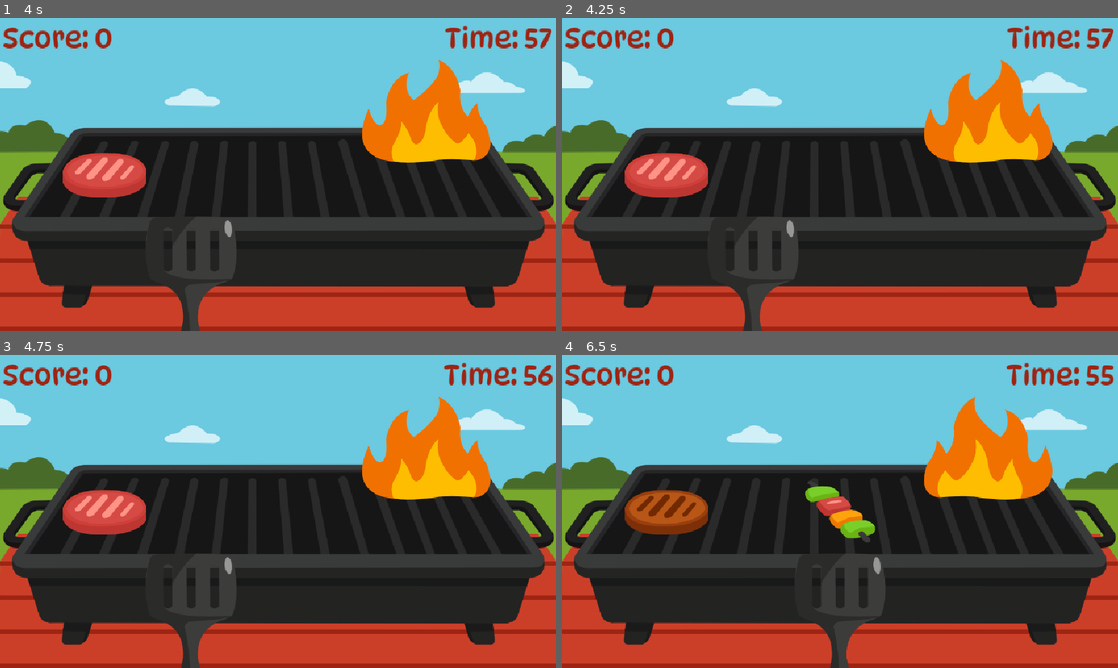
Above: before the commit, frames 1-4 (two rows, left to right).
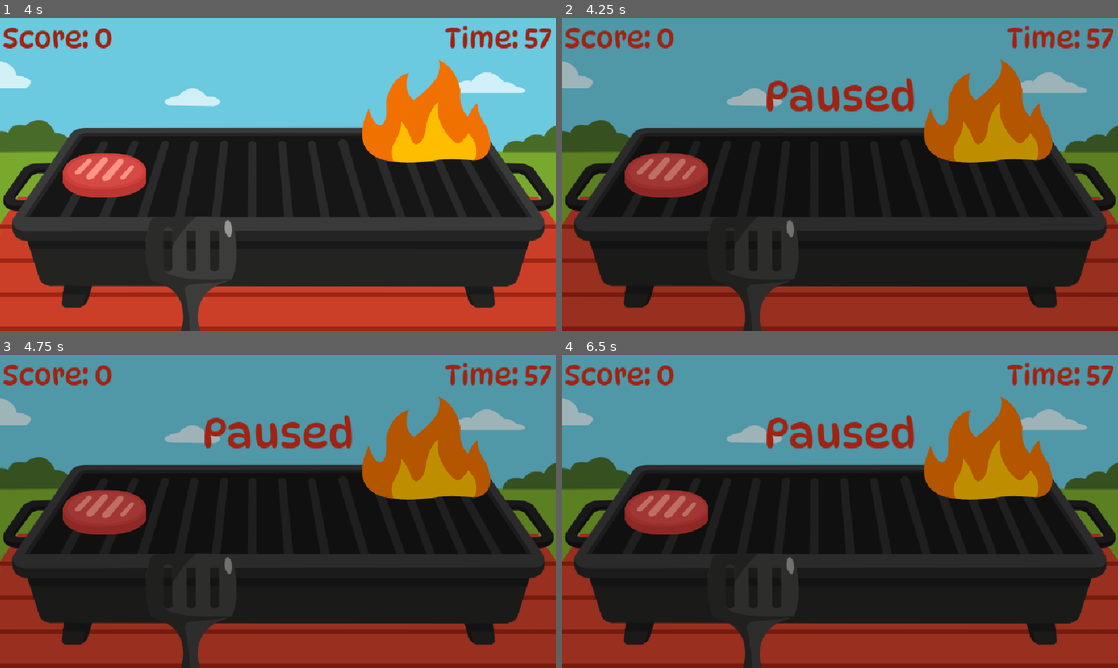
Above: after the commit, the same moments.

Repository: Allus-Interactive/30-days-of-summer-2025
Game: Godot game, scene res://scenes/menus/title_screen.tscn
Two runs of this game, one before a commit and one after it. Both use one fixed random seed, a clock stepped at 60 frames per second and the inputs below.
Inputs:
- Up to frame 1 (4 s): hold D (move_right) 0.53-1.28 s; tap Space (flip) every 0.75 s from 0.6 to 3.6 s; tap Enter at 1.25 s; hold A (move_left) 1.28-2.03 s; hold D (move_right) 2.03-3.53 s; hold A (move_left) from 3.53 s (still down)
- Up to frame 2 (4.25 s): keep holding A (move_left); tap Escape (pause) at 4.15 s
- Up to frame 3 (4.75 s): keep holding A (move_left); tap Space (flip) at 4.35 s
- Up to frame 4 (6.5 s): tap Space (flip) at 5.1, 5.85 s; release A (move_left) at 5.78 s; hold D (move_right) from 5.78 s (still down)

Frame 1 is identical in both runs. In frame 2, 57% of the frame differs, in the area x 0-100%, y 0-100%; in frame 3, 57%; in frame 4, 61%.

Commit message:
added basic pause menu

Diff:
--- a/project.godot
+++ b/project.godot
@@ -56,6 +56,11 @@
 "events": [Object(InputEventKey,"resource_local_to_scene":false,"resource_name":"","device":-1,"window_id":0,"alt_press …(195 unchanged characters)…
 ]
 }
+quit={
+"deadzone": 0.2,
+"events": [Object(InputEventKey,"resource_local_to_scene":false,"resource_name":"","device":-1,"window_id":0,"alt_pressed":false,"shift_pressed":false,"ctrl_pressed":false,"meta_pressed":false,"pressed":false,"keycode":0,"physical_keycode":81,"key_label":0,"unicode":113,"location":0,"echo":false,"script":null)
+]
+}
 
 [rendering]
 
--- a/scenes/grill_master.tscn
+++ b/scenes/grill_master.tscn
@@ -8,6 +8,7 @@
 [ext_resource type="Theme" uid="uid://8n7hmf7q53wo" path="res://assets/themes/dynapuff.tres" id="6_u0tv4"]
 [ext_resource type="AudioStream" uid="uid://dfu527utrhcma" path="res://assets/sfx/sizzle_loop.mp3" id="7_of3aw"]
 [ext_resource type="PackedScene" uid="uid://bdhods3l4na3p" path="res://scenes/player/player.tscn" id="8_5jr27"]
+[ext_resource type="PackedScene" uid="uid://jd1pq3pnjugm" path="res://scenes/menus/pause_screen.tscn" id="9_h01v4"]
 
 [sub_resource type="AtlasTexture" id="AtlasTexture_5jr27"]
 atlas = ExtResource("3_u0tv4")
@@ -102,5 +103,7 @@
 [node name="Player" parent="." instance=ExtResource("8_5jr27")]
 position = Vector2(480, 400)
 
+[node name="Pause Screen" parent="." instance=ExtResource("9_h01v4")]
+
 [connection signal="timeout" from="GrillArea/FoodSpawnTimer" to="." method="_on_food_spawn_timer_timeout"]
 [connection signal="timeout" from="LevelTimer" to="." method="_on_level_timer_timeout"]
--- /dev/null
+++ b/scenes/menus/pause_screen.gd
@@ -0,0 +1,23 @@
+extends Control
+
+
+var is_paused: bool = false
+
+
+@onready var canvas_layer: CanvasLayer = $CanvasLayer
+
+
+func _ready() -> void:
+	canvas_layer.visible = false
+
+
+func _process(delta: float) -> void:
+	if Input.is_action_just_pressed("pause"):
+		if is_paused:
+			is_paused = false
+			canvas_layer.visible = false
+			get_tree().paused = false
+		else:
+			is_paused = true
+			canvas_layer.visible = true
+			get_tree().paused = true
--- /dev/null
+++ b/scenes/menus/pause_screen.tscn
@@ -0,0 +1,45 @@
+[gd_scene load_steps=4 format=3 uid="uid://jd1pq3pnjugm"]
+
+[ext_resource type="Script" uid="uid://bu5j8xc0phkq5" path="res://scenes/menus/pause_screen.gd" id="1_4gqjv"]
+[ext_resource type="Theme" uid="uid://8n7hmf7q53wo" path="res://assets/themes/dynapuff.tres" id="2_xb2gs"]
+
+[sub_resource type="LabelSettings" id="LabelSettings_4gqjv"]
+font_size = 32
+
+[node name="Pause Screen" type="Control"]
+process_mode = 3
+layout_mode = 3
+anchors_preset = 15
+anchor_right = 1.0
+anchor_bottom = 1.0
+grow_horizontal = 2
+grow_vertical = 2
+script = ExtResource("1_4gqjv")
+
+[node name="CanvasLayer" type="CanvasLayer" parent="."]
+
+[node name="ColorRect" type="ColorRect" parent="CanvasLayer"]
+offset_right = 960.0
+offset_bottom = 540.0
+color = Color(0, 0, 0, 0.25)
+
+[node name="TitleLabel" type="Label" parent="CanvasLayer"]
+offset_right = 960.0
+offset_bottom = 270.0
+theme = ExtResource("2_xb2gs")
+theme_override_font_sizes/font_size = 72
+text = "Paused"
+horizontal_alignment = 1
+vertical_alignment = 1
+
+[node name="Label" type="Label" parent="CanvasLayer"]
+visible = false
+offset_top = 420.0
+offset_right = 960.0
+offset_bottom = 536.0
+theme = ExtResource("2_xb2gs")
+text = "Press Escape to Resume
+Press Q to Quit To Menu"
+label_settings = SubResource("LabelSettings_4gqjv")
+horizontal_alignment = 1
+vertical_alignment = 1
Not shown: 1 places in scenes/grill_master.tscn that only renumber resources
Not shown, added: scenes/menus/pause_screen.gd.uid
